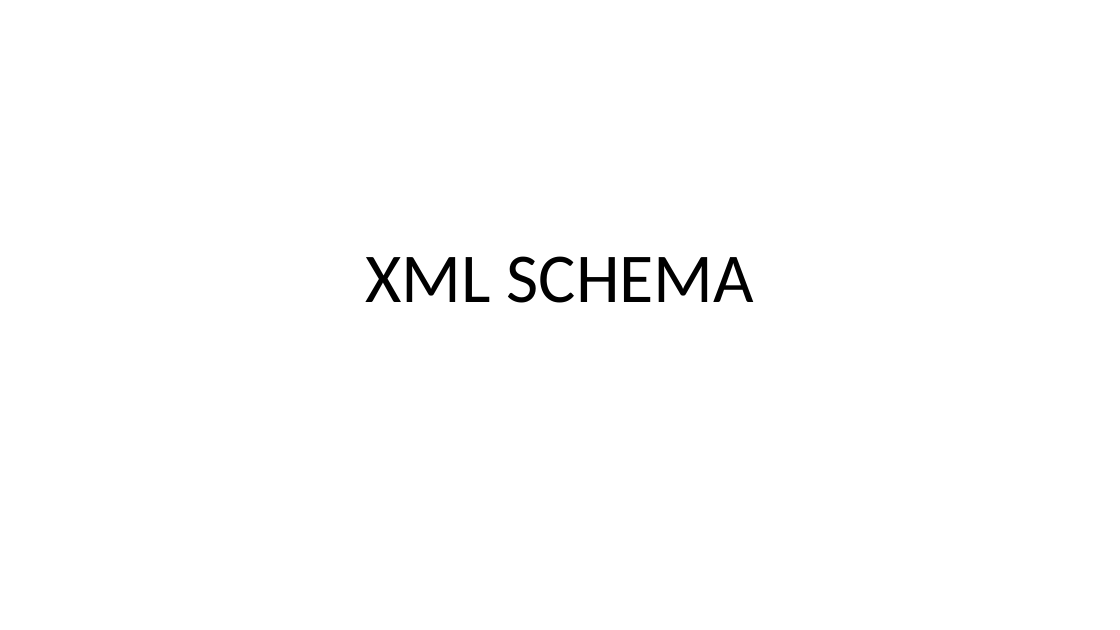
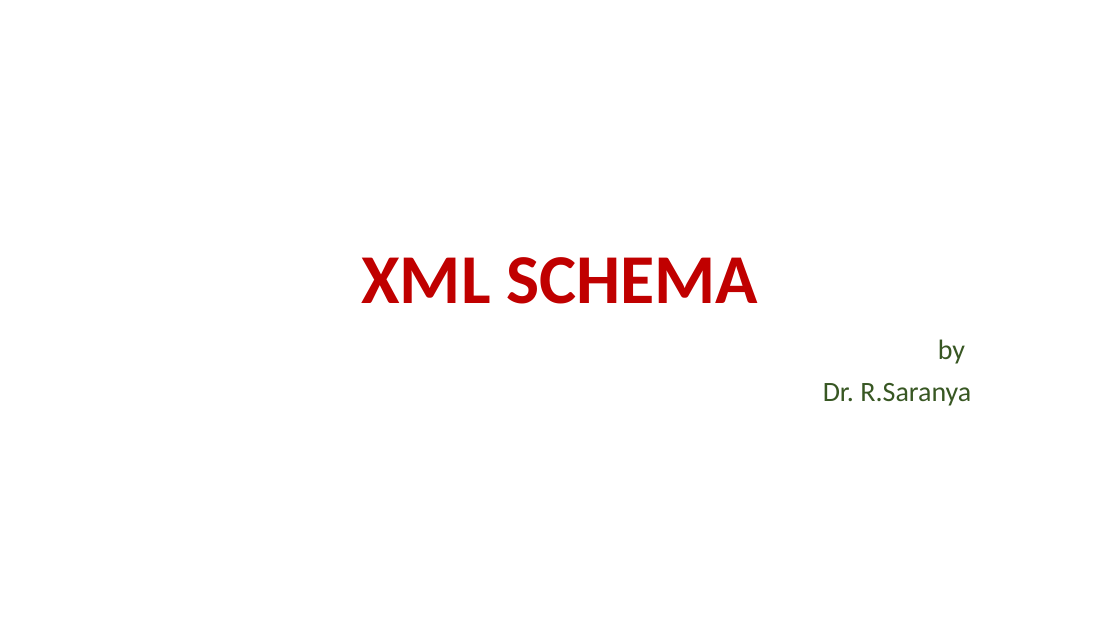
Before and after one commit to donkhan/msc, a slide deck: slide 1 of WebTechnology/XML/Lect_2_XML_Schema.ppt. Drawn at 1120x630 pixels with LibreOffice and Linux fonts; fonts in the diff are those of the drawing. Boxes give left, top, right and bottom in pixels: in the first picture for what was removed or moved away, otherwise in the second. Text is boxed around its words. In the diff, an @@ line names an element or a change of style, - is before the commit and + after.

```diff
--- a/WebTechnology/XML/Lect_2_XML_Schema.ppt
+++ b/WebTechnology/XML/Lect_2_XML_Schema.ppt
@@ title "XML SCHEMA" at (361,257,758,304): text colour #000000 to #C00000, bold on @@
@@ subtitle added at (823,339,971,406), 24 pt, text #385723 @@
+by
+Dr. R.Saranya
```
Also in this commit, not shown: 17 other slides changed, 19 slides added, 19 slides removed.
